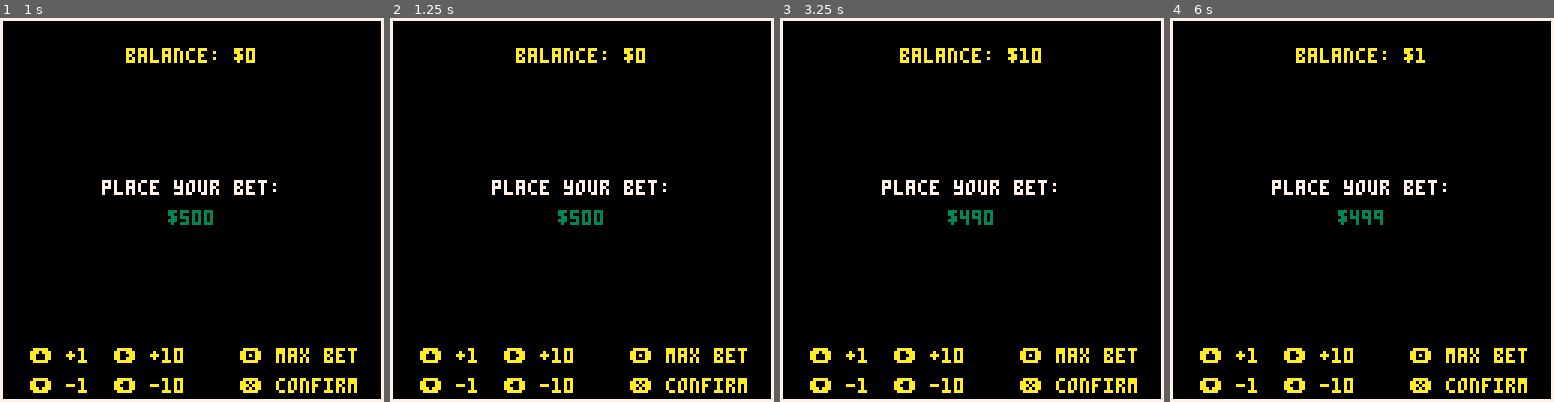
Above: before the commit, frames 1-4 (left to right).
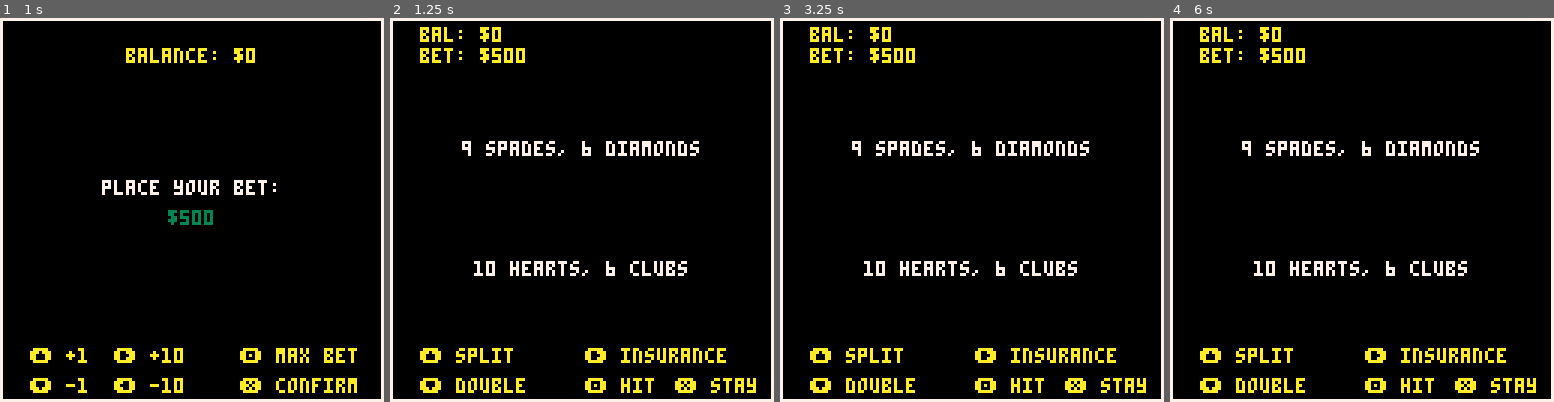
Above: after the commit, the same moments.

Repository: l4nk332/pico_blackjack
Game: PICO-8 cartridge black_jack.p8
The game is run twice, just before and just after one commit, with the same random seed, the same clock (stepped at 60 frames per second) and the same inputs.
Inputs:
- Up to frame 1 (1 s): tap X (X key) at 0.33 s; tap O (Z key) at 0.7 s
- Up to frame 2 (1.25 s): tap X (X key) at 1.07 s
- Up to frame 3 (3.25 s): hold Right 1.6-2.1 s; tap O (Z key) every 0.4 s from 1.7 to 2.9 s; tap X (X key) at 1.85, 2.97 s; hold Up 2.15-2.42 s; hold Right 2.47-3.03 s; hold Left from 3.08 s (still down)
- Up to frame 4 (6 s): tap O (Z key) every 0.4 s from 3.3 to 5.7 s; release Left at 3.58 s; hold Down 3.63-3.97 s; hold Right 4.02-4.68 s; tap X (X key) at 4.08, 5.2 s; hold Up 4.73-5.03 s; hold Left 5.08-5.68 s; hold Down from 5.73 s (still down)

Frame 1 is identical in both runs. In frame 2, 6.8% of the frame differs, in the area x 7-96%, y 2-98%; in frame 3, 6.8%; in frame 4, 6.7%.

Commit message:
Initial render of the play phase is working

Diff:
--- a/black_jack.p8
+++ b/black_jack.p8
@@ -21,6 +21,8 @@
 
 deck = new_deck()
 pile = {}
+p_hand = {}
+d_hand = {}
 phase = all_phases['blinds']
 max_bet = 500
 min_bet = 2
@@ -36,6 +38,7 @@
   return 61
 end
 
+function wait(a) for i = 1,a do flip() end end
 -- update
 function draw_card()
   if #deck == 0 then
@@ -51,6 +54,11 @@
 end
 
 function update_blinds_phase()
+  if btnp(5) then
+    phase = all_phases['deal']
+    return
+  end
+
   local amt = 1
 
   if btnp(0) or btnp(1) then
@@ -84,8 +92,18 @@
   end
 end
 
+function update_deal_phase()
+  add(p_hand, draw_card())
+  add(d_hand, draw_card())
+  add(p_hand, draw_card())
+  add(d_hand, draw_card())
+
+  phase = all_phases['play']
+end
+
 function update_phase()
   if phase == all_phases['blinds'] then update_blinds_phase() end
+  if phase == all_phases['deal'] then update_deal_phase() end
 end
 
 function _update()
@@ -117,8 +135,25 @@
   print('❎ confirm', 80, 120, 10)
 end
 
+function render_play_phase()
+  local p_cards = p_hand[1].rank..' '..p_hand[1].suit..', '..p_hand[2].rank..' '..p_hand[2].suit
+  print(p_cards, hcenter(p_cards), vcenter() + 20, 7)
+
+  local d_cards = d_hand[1].rank..' '..d_hand[1].suit..', '..d_hand[2].rank..' '..d_hand[2].suit
+  print(d_cards, hcenter(d_cards), vcenter() - 20, 7)
+
+  print('bal: $'..balance, 10, 3, 10)
+  print('bet: $'..wager, 10, 10, 10)
+  print('⬆️ split', 10, 110, 10)
+  print('⬇️ double', 10, 120, 10)
+  print('➡️ insurance', 65, 110, 10)
+  print('🅾️ hit', 65, 120, 10)
+  print('❎ stay', 95, 120, 10)
+end
+
 function render_phase()
   if phase == all_phases['blinds'] then render_blinds_phase() end
+  if phase == all_phases['play'] then render_play_phase() end
 end
 
 function _draw()
